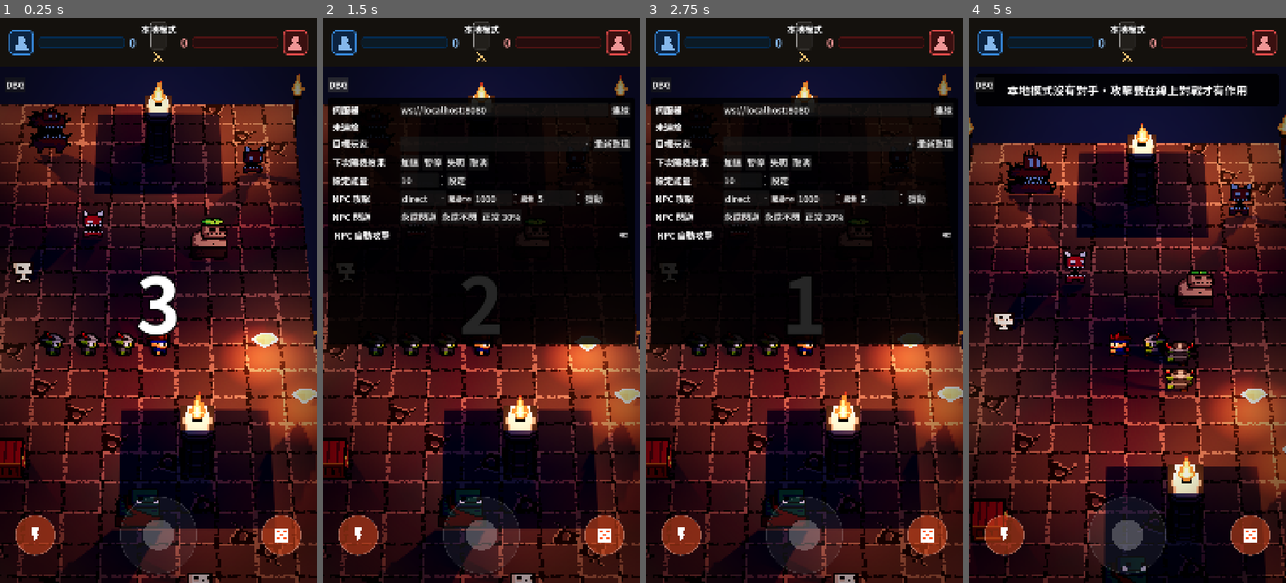
Above: before the commit, frames 1-4 (left to right).
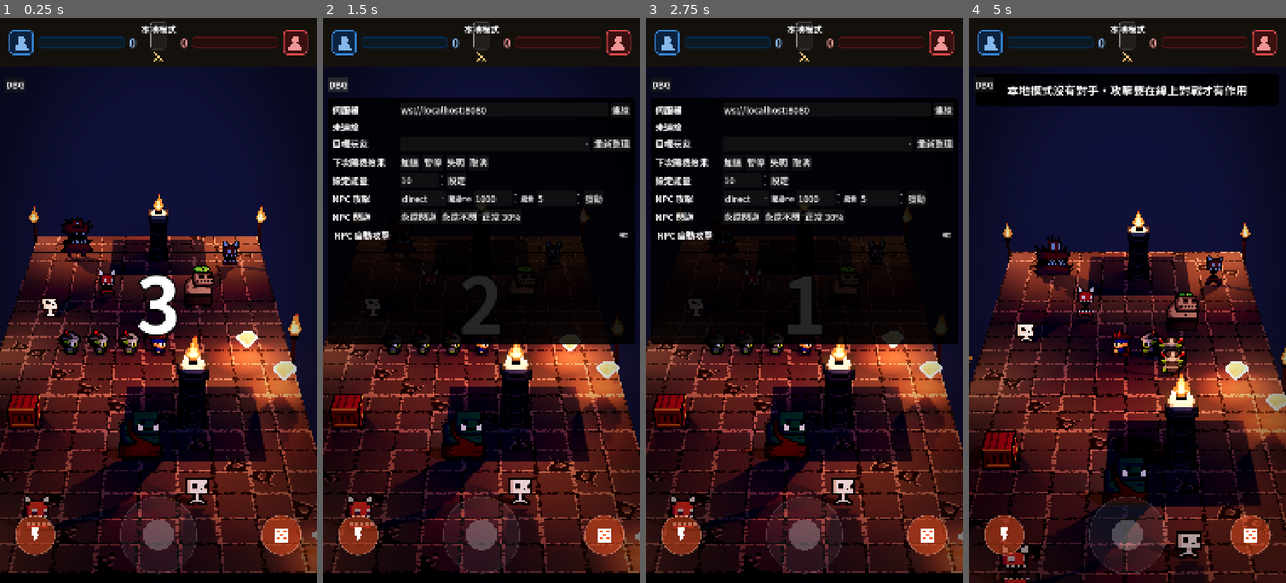
Above: after the commit, the same moments.

Repository: jo1project/sbg
Game: Godot game, scene res://scenes/main.tscn
Two runs of this game, one before a commit and one after it. Both use one fixed random seed, a clock stepped at 60 frames per second and the inputs below.
Inputs (mouse positions are in pixels of both pictures, inside the frame that each line leads up to):
- Up to frame 1 (0.25 s): no input
- Up to frame 2 (1.5 s): tap Enter at 0.5 s; move the mouse to (551, 272) at 0.52 s; hold D 0.53-1.25 s; tap M at 0.6 s; click (551, 272) at 0.67 s; tap Space at 0.77 s; click "DBG" at 1.25 s
- Up to frame 3 (2.75 s): drag from (741, 328) to (788, 413) at 2.02 s
- Up to frame 4 (5 s): move the mouse to (1159, 176) at 2.77 s; hold D 2.78-3.5 s; tap K at 2.85 s; drag from (1111, 413) to (1032, 215) at 3.52 s; move the mouse to (1222, 385) at 4.27 s; hold A from 4.28 s (still down); tap J at 4.35 s; tap Space at 4.52 s

The runs differ from the first frame. In frame 1, 57% of the frame differs, in the area x 0-100%, y 9-100%; in frame 2, 26%; in frame 3, 26%; in frame 4, 56%.

Commit message:
godot: 直向鏡頭預設改為俯角 25°、FOV 35、距離 34.5(實機調整結果)
Co-Authored-By: Claude Opus 5.5 <noreply@anthropic.com>

Diff:
--- a/godot/scripts/follow_camera.gd
+++ b/godot/scripts/follow_camera.gd
@@ -10,7 +10,7 @@
 extends Camera3D
 
 const DEFAULTS := {
-	"portrait": {"pitch": 45.0, "fov": 20.0, "distance": 0.0, "fit_cells": 9.0, "screen_y": 0.6, "dof_margin": 5.0, "dof_blur": 0.15},
+	"portrait": {"pitch": 25.0, "fov": 35.0, "distance": 34.5, "fit_cells": 9.0, "screen_y": 0.6, "dof_margin": 5.0, "dof_blur": 0.15},
 	"landscape": {"pitch": 35.0, "fov": 36.0, "distance": 0.0, "fit_cells": 9.0, "screen_y": 0.5, "dof_margin": 5.0, "dof_blur": 0.15},
 }
 
